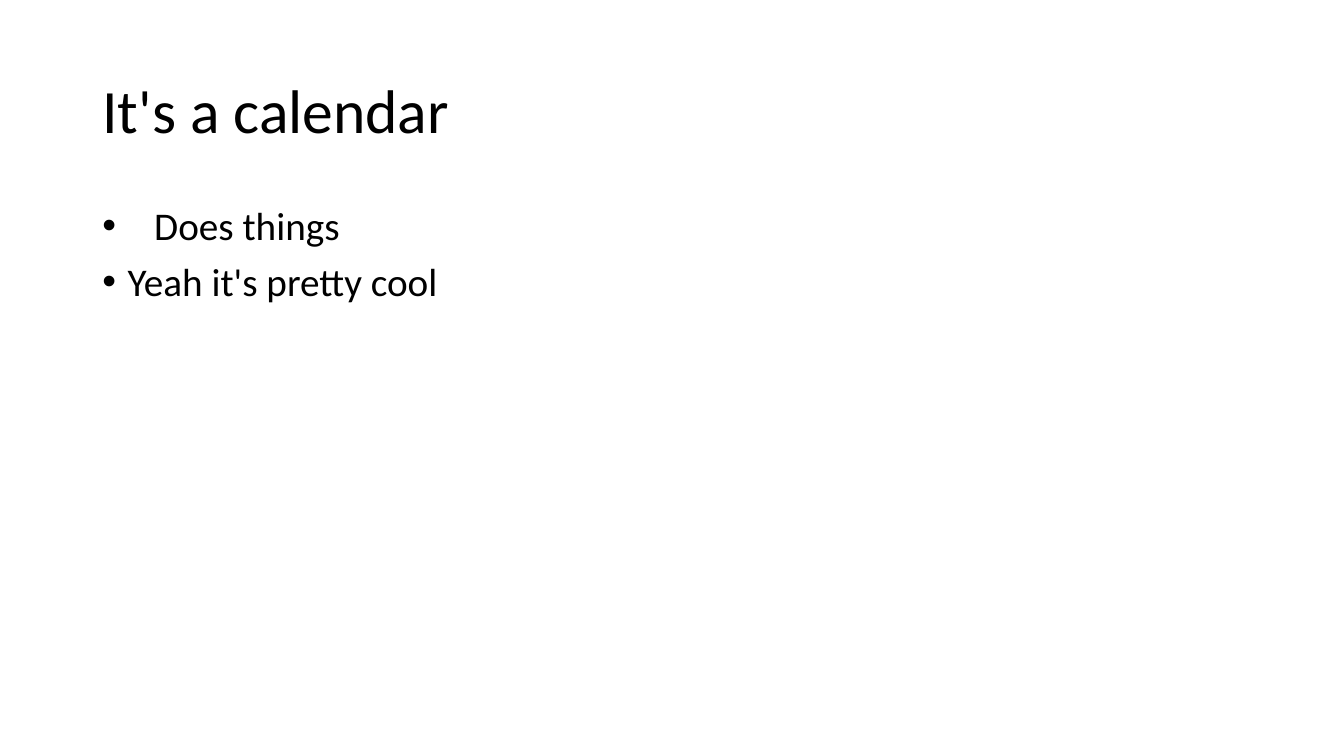
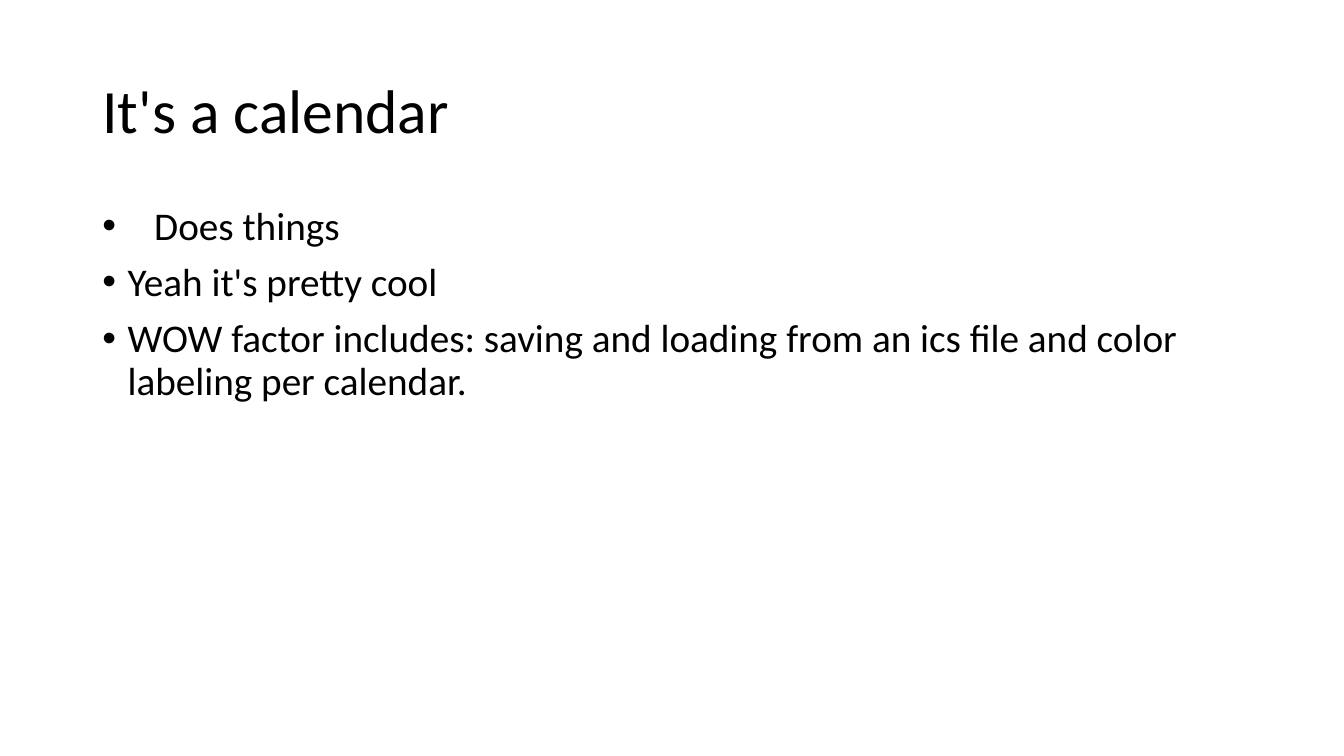
Before and after one commit to CSC-335-Spring-2020/team-7, a slide deck: slide 2 of Presentation.pptx. Drawn at 1344x756 pixels with LibreOffice and Linux fonts; fonts in the diff are those of the drawing. Boxes give left, top, right and bottom in pixels: in the first picture for what was removed or moved away, otherwise in the second. Text is boxed around its words. In the diff, an @@ line names an element or a change of style, - is before the commit and + after.

Commit message:
updated powerpoint

```diff
--- a/Presentation.pptx
+++ b/Presentation.pptx
@@ text at [128,324,1177,402]: paragraph added @@
+• WOW factor includes: saving and loading from an ics file and color labeling per calendar.
```
